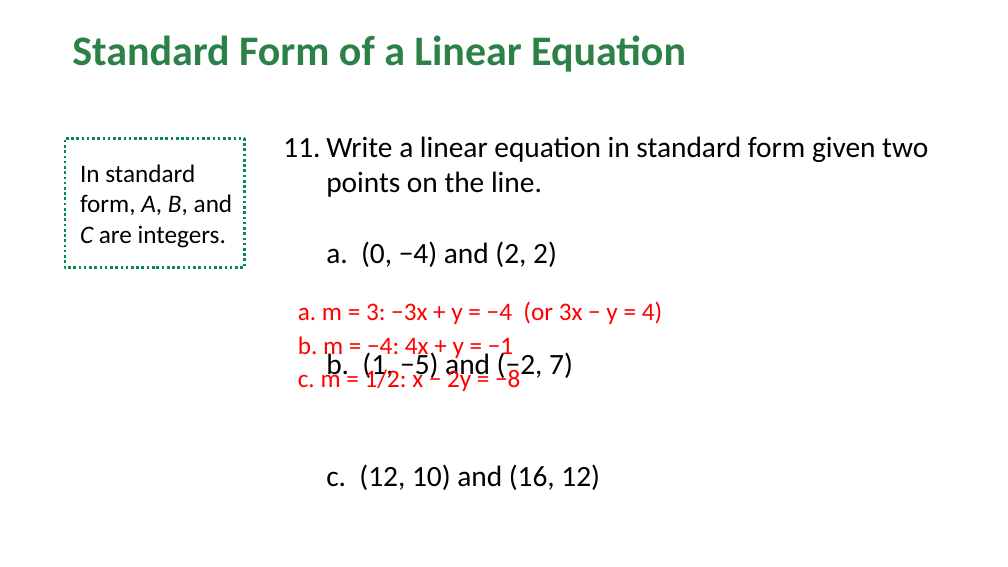
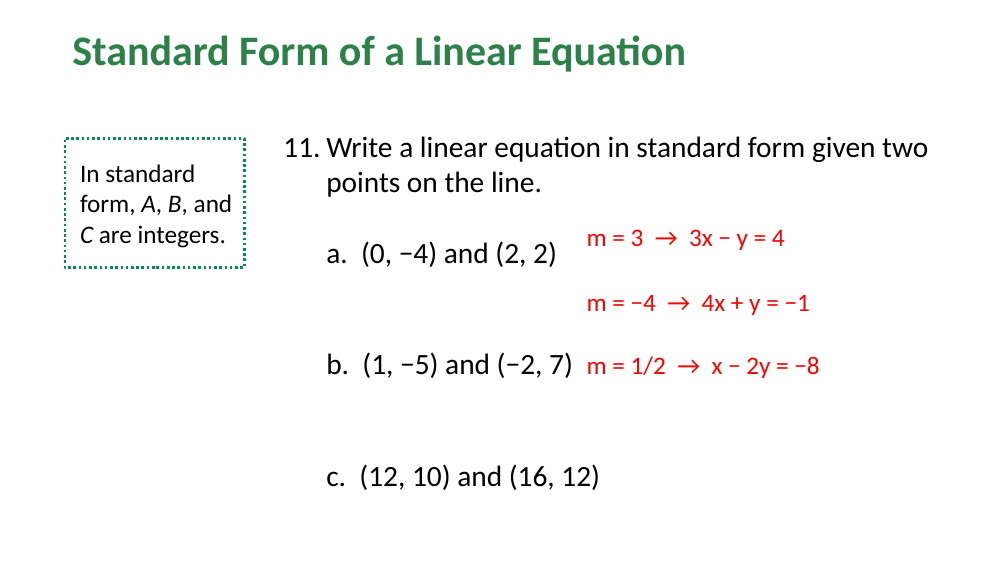
Before and after one commit to Apolloat2022/Algebra1M2U1L4, a slide deck: slide 46 of lesson5/BLMathematics_AlgI_M2_T1_L5_LessonSlides_ENG_with_answers.pptx. Drawn at 1008x567 pixels with LibreOffice and Linux fonts; fonts in the diff are those of the drawing; background and template pictures are left out. Boxes give left, top, right and bottom in pixels: in the first picture for what was removed or moved away, otherwise in the second. Text is boxed around its words. In the diff, an @@ line names an element or a change of style, - is before the commit and + after.

```diff
--- a/lesson5/BLMathematics_AlgI_M2_T1_L5_LessonSlides_ENG_with_answers.pptx
+++ b/lesson5/BLMathematics_AlgI_M2_T1_L5_LessonSlides_ENG_with_answers.pptx
@@ text at [587, 229, 785, 250]: text changed @@
-a. m = 3: −3x + y = −4 (or 3x − y = 4)
-b. m = −4: 4x + y = −1
-c. m = 1/2: x − 2y = −8
+m = 3 → 3x − y = 4
@@ text added at [587, 294, 810, 315], 24 pt, text #FF0000 @@
+m = −4 → 4x + y = −1
@@ text added at [587, 356, 819, 378], 24 pt, text #FF0000 @@
+m = 1/2 → x − 2y = −8
```
Also in this commit, not shown: 9 other slides changed, 1 other file.
